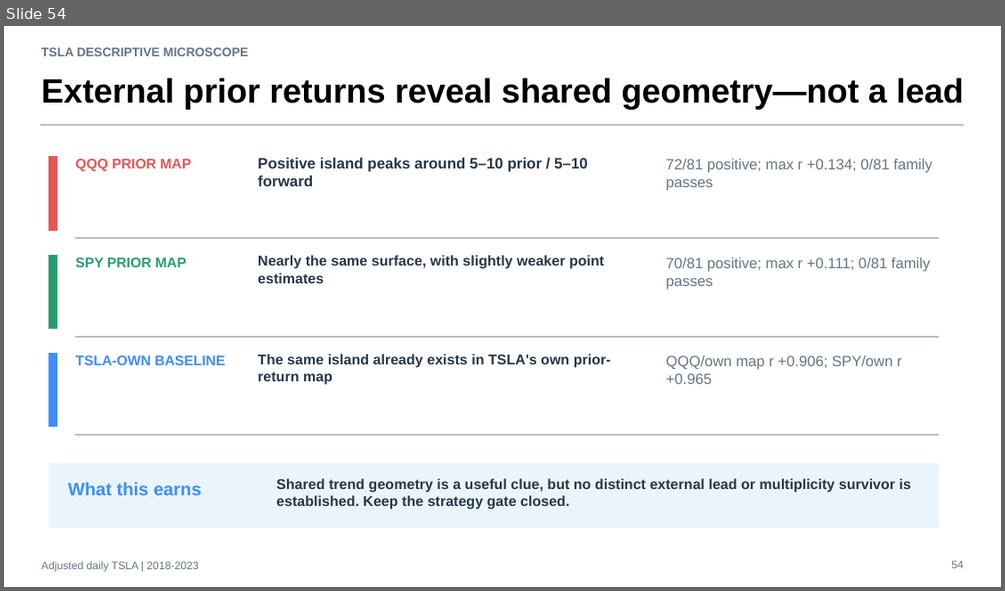
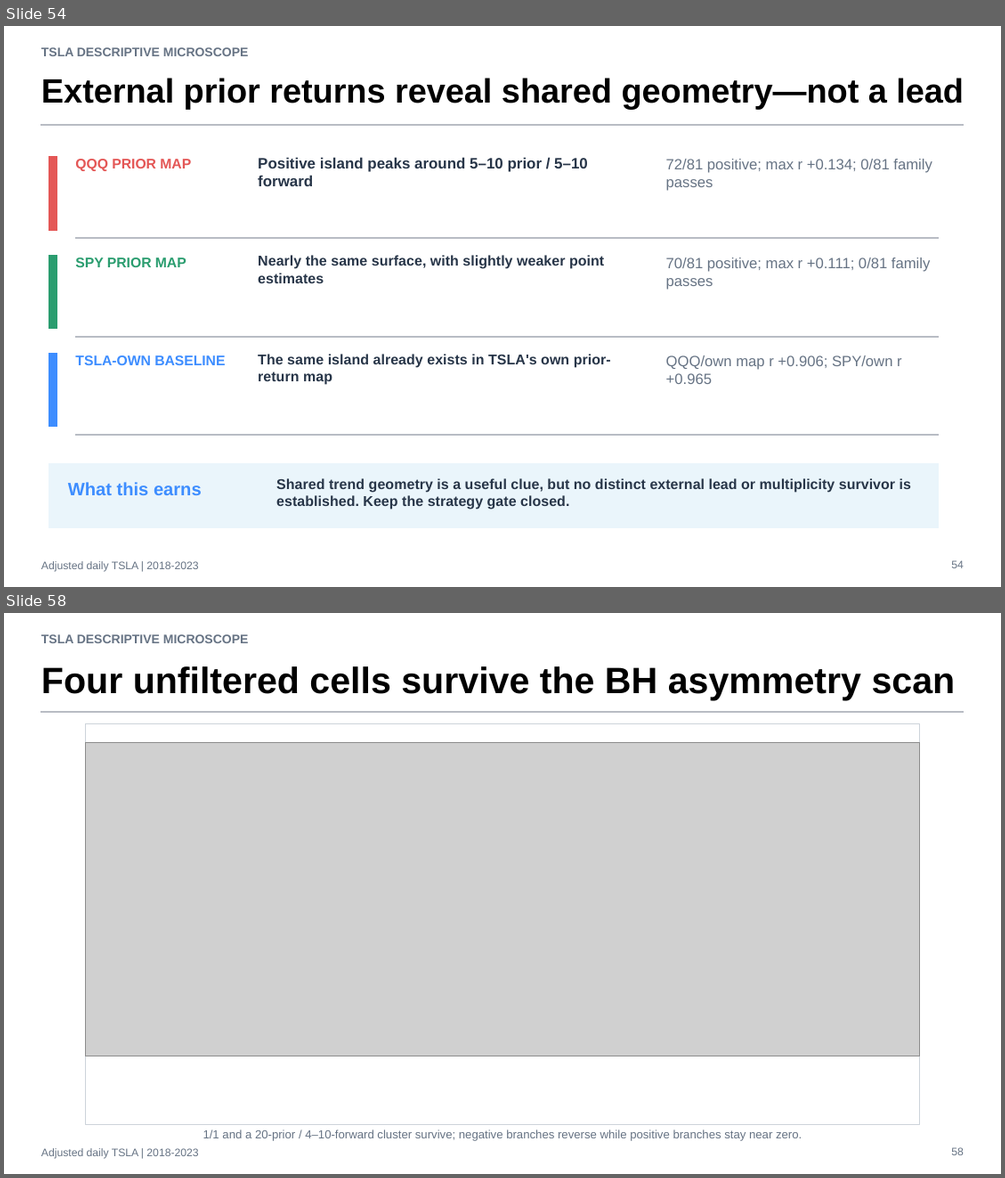
Before and after one commit to Francisc0Franc0/Time-Series-Modeling-Gen5, a slide deck: operator_hypothesis_lab/presentations/tsla_descriptive_microscope_evidence.pptx. Shown one above the other, each under a label of ours: slide 54 before the commit, slides 54 and 58 after it; the slides between them are not shown. The pictures are 1005x591 and 1005x1178 pixels, drawn with LibreOffice and Linux fonts; fonts in the diff are those of the drawing; grey boxes stand for pictures. Boxes give left, top, right and bottom in pixels: in the first picture for what was removed or moved away, otherwise in the second. Text is boxed around its words. In the diff, an @@ line names an element or a change of style, - is before the commit and + after.

Commit message:
Add TSLA prior-return sign asymmetry study

```diff
--- a/operator_hypothesis_lab/presentations/tsla_descriptive_microscope_evidence.pptx
+++ b/operator_hypothesis_lab/presentations/tsla_descriptive_microscope_evidence.pptx
@@ slide 58 added at <box>4,613,1001,1174</box>, background #FFFFFF @@
@@ text added at <box>41,634,249,643</box>, 12 pt, text #667384, bold @@
+TSLA DESCRIPTIVE MICROSCOPE
@@ text added at <box>41,666,955,700</box>, 35.2 pt, text #000000, bold @@
+Four unfiltered cells survive the BH asymmetry scan
@@ rectangle added at <box>41,711,963,713</box>, fill #B8BCC4, outline #B8BCC4 0 pt @@
@@ rectangle added at <box>86,723,919,1125</box>, fill #FFFFFF, outline #CDD3DA 0.75 pt @@
@@ picture added at <box>86,742,919,1056</box> @@
@@ picture added at <box>245,723,760,1125</box> @@
@@ text added at <box>203,1129,801,1141</box>, 11.2 pt, text #667384 @@
+1/1 and a 20-prior / 4–10-forward cluster survive; negative branches reverse while positive branches stay near zero.
@@ text added at <box>41,1148,198,1159</box>, 10.5 pt, text #667384 @@
+Adjusted daily TSLA | 2018-2023
@@ text added at <box>951,1147,963,1155</box>, 10.5 pt, text #667384 @@
+58
```
Also in this commit, not shown: 6 other slides added, 4 other files.
